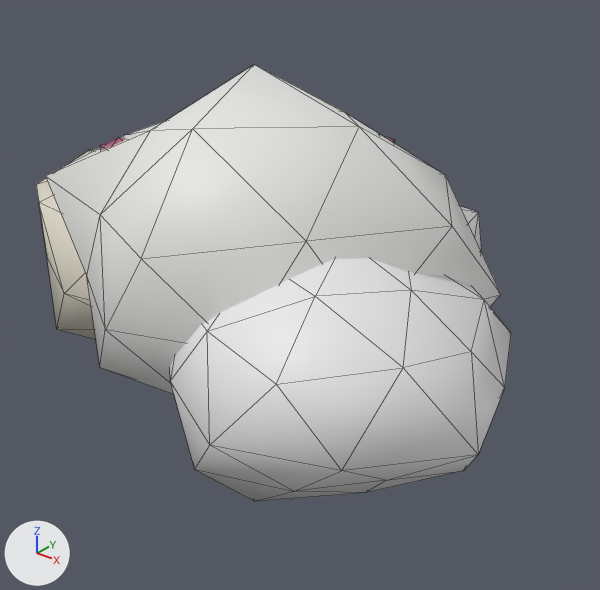
Two versions of the glTF model assets/creative/village3d/models/bush.glb, one commit apart.
One viewpoint serves both versions: a camera (50 mm lens) standing at (1.75, -1.96, 1.55) and looking at (0.06, 0.14, 0.24). The lights are fixed; the arrows at lower left show +X, +Y and +Z. The picture after the commit comes second. Mesh edges are drawn as thin lines. Vertices at exactly the same position are counted once.

In view in the first picture: 'bush'.
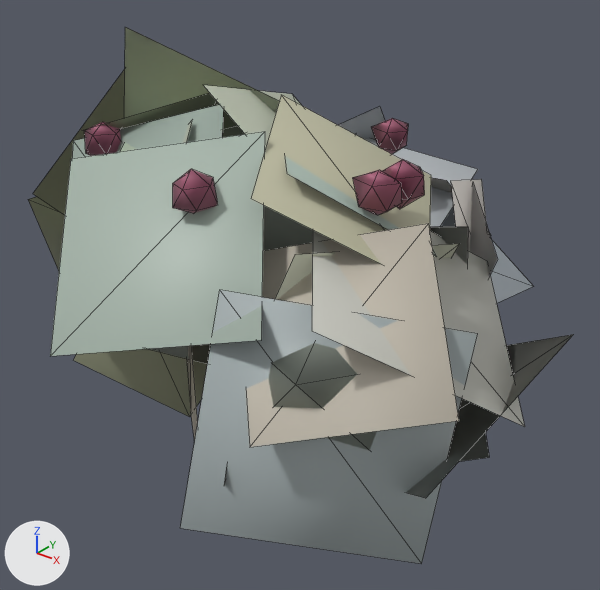
Boxes (x1, y1, x2, y2) around the edits, measured in the pictures (600 x 590 px; the box of a moved part takes in the faces that stretch with it):
'bush', reshaped (15% wider, 23% taller)
    before: (36, 65, 511, 501)
    after: (28, 27, 574, 564)
part 1 of me_bush_mesh, moved or reshaped (not visible before)
    after: (382, 159, 425, 209)
part 2 of me_bush_mesh, moved or reshaped (not visible before)
    after: (173, 169, 218, 213)
part 3 of me_bush_mesh, moved or reshaped (mostly hidden before)
    before: (100, 137, 125, 150)
    after: (84, 122, 121, 156)
part 4 of me_bush_mesh, moved or reshaped (mostly hidden before)
    before: (384, 136, 395, 143)
    after: (371, 118, 408, 154)
part 5 of me_bush_mesh, rebuilt (mostly hidden afterwards)
    before: (46, 65, 501, 394)
    after: (150, 133, 313, 364)
part 6 of me_bush_mesh, rebuilt
    before: (170, 258, 511, 501)
    after: (268, 343, 377, 450)
part 7 of me_bush_mesh, rebuilt (not visible afterwards)
    before: (36, 149, 96, 339)
part 8 of me_bush_mesh, rebuilt (not visible afterwards)
    before: (460, 206, 482, 251)
part 9 of me_bush_mesh, added
    after: (28, 27, 574, 564)

What changed in the scene script:
```text
Add mat_village_foliage:
    mat_village_foliage = bpy.data.materials.new('village_foliage')
    # nodes: BsdfPrincipled, Mix, OutputMaterial, VertexColor
    # colours: white #e7e7e7, mixed with the vertex colours
Change me_bush_mesh:
    used by ob_bush; location = (0.0, 0.0, 0.0)
    remove me_bush_mesh.from_pydata(...)  # 228 vertices, 420 faces; spans x -1.02..1.04, y -0.76..0.87, z -0.1..1.07
    add me_bush_mesh.from_pydata(...)  # 264 vertices, 272 faces; spans x -1.26..1.06, y -0.84..1.09, z -0.31..1.16
    me_bush_mesh part 1: the loose piece of 12 vertices spanning x 0.44..0.57, y -0.06..0.07, z 0.67..0.82 is moved by (0.05, 0.0, 0.05)
    me_bush_mesh part 2: the loose piece of 12 vertices spanning x 0.08..0.2, y -0.44..-0.32, z 0.69..0.82 is moved by (0.01, -0.05, 0.05)
    me_bush_mesh part 3: the loose piece of 12 vertices spanning x -0.48..-0.36, y -0.27..-0.14, z 0.67..0.81 is moved by (-0.04, -0.03, 0.05)
    me_bush_mesh part 4: the loose piece of 12 vertices spanning x 0.18..0.3, y 0.3..0.42, z 0.69..0.81 is moved by (0.02, 0.04, 0.05)
    me_bush_mesh part 5: the loose piece of 42 vertices spanning x -0.73..0.78, y -0.7..0.66, z -0.09..1.07 is rebuilt with 12 vertices and now spans x -0.55..0.54, y -0.53..0.48, z 0.0..0.87
    me_bush_mesh part 6: the loose piece of 42 vertices spanning x -0.05..1.04, y -0.76..0.25, z -0.1..0.68 is rebuilt with 12 vertices and now spans x 0.18..0.81, y -0.57..0.13, z -0.03..0.56
    me_bush_mesh part 7: the loose piece of 42 vertices spanning x -1.02..0.06, y -0.48..0.66, z -0.09..0.77 is rebuilt with 12 vertices and now spans x -0.88..-0.07, y -0.29..0.47, z 0.01..0.58
    me_bush_mesh part 8: the loose piece of 42 vertices spanning x -0.34..0.54, y 0.03..0.87, z -0.09..0.61 is rebuilt with 12 vertices and now spans x -0.19..0.38, y 0.21..0.7, z -0.02..0.5
    me_bush_mesh part 9
    156 vertices are added at x -1.26..1.06, y -0.84..1.09, z -0.31..1.16
    20 new faces join them, mat_village_atlas
    72 new faces join them, mat_village_foliage
    other edits to the shape of me_bush_mesh do not show in these pictures
    add me_bush_mesh.materials.append(mat_village_foliage)
```
